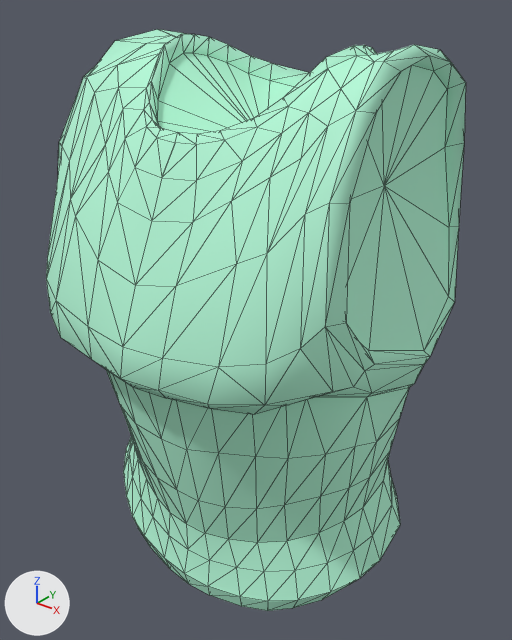
Renders of the FBX model client/assets/models/items_skinned/fighter_rig/armor/bronze_bp.FBX from each side of a commit.
One viewpoint serves both versions: a camera (50 mm lens) standing at (0.362, -0.459, 1.631) and looking at (0.004, -0.011, 1.354). The lights are fixed; the arrows at lower left show +X, +Y and +Z. Mesh edges are drawn as thin lines. Where no turn or scale is listed for an object, it has been applied to the vertices.
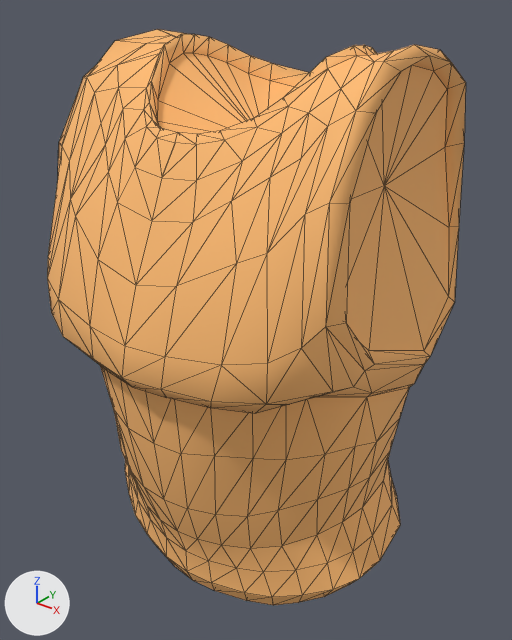
Where the change shows, as pixel boxes (x1, y1, x2, y2) in the pictures (512 x 640 px; the box of a moved part takes in the faces that stretch with it):
'Sphere003', recoloured, reshaped, shading changed (green to orange): before (46, 29, 466, 611); after (47, 29, 466, 605)
part 1 of me_mesh, moved or reshaped: before (46, 147, 376, 611); after (47, 147, 376, 605)
part 2 of me_mesh, shading changed: (58, 29, 466, 578) in both

Patch to the scene script:
```diff
--- a/client/assets/models/items_skinned/fighter_rig/armor/bronze_bp.FBX.py
+++ b/client/assets/models/items_skinned/fighter_rig/armor/bronze_bp.FBX.py
@@ mat_20___default @@
+mat_20___default = principled_material('20 - Default')
+mat_20___default.base_color = (1.0, 0.502, 0.169)  # orange #ffbc72
+mat_20___default.roughness = 0.859
@@ me_mesh @@
 # used by ob_sphere003; location = (0.0, -0.006, 1.321)
-me_mesh.from_pydata(...)  # 513 vertices, 1016 faces; spans x -0.159..0.159, y -0.16..0.139, z -0.211..0.268
-me_mesh.materials.append(mat_21___default)  # green #b4f7d7
+me_mesh.from_pydata(...)  # 513 vertices, 1016 faces; spans x -0.159..0.159, y -0.158..0.139, z -0.211..0.268
+# me_mesh part 1: 107 of 513 vertices moved; they spanned x -0.139..0.139, y -0.16..-0.001, z -0.211..0.093 and now span x -0.139..0.139, y -0.158..-0.002, z -0.211..0.093; mean shift (0.0, -0.001, 0.0); largest move (-0.025, -0.109, -0.093) -> (-0.025, -0.125, -0.093)
+# me_mesh part 2: edges marked sharp go from 312 to 315
+me_mesh.materials.append(mat_20___default)  # orange #ffbc72
```
